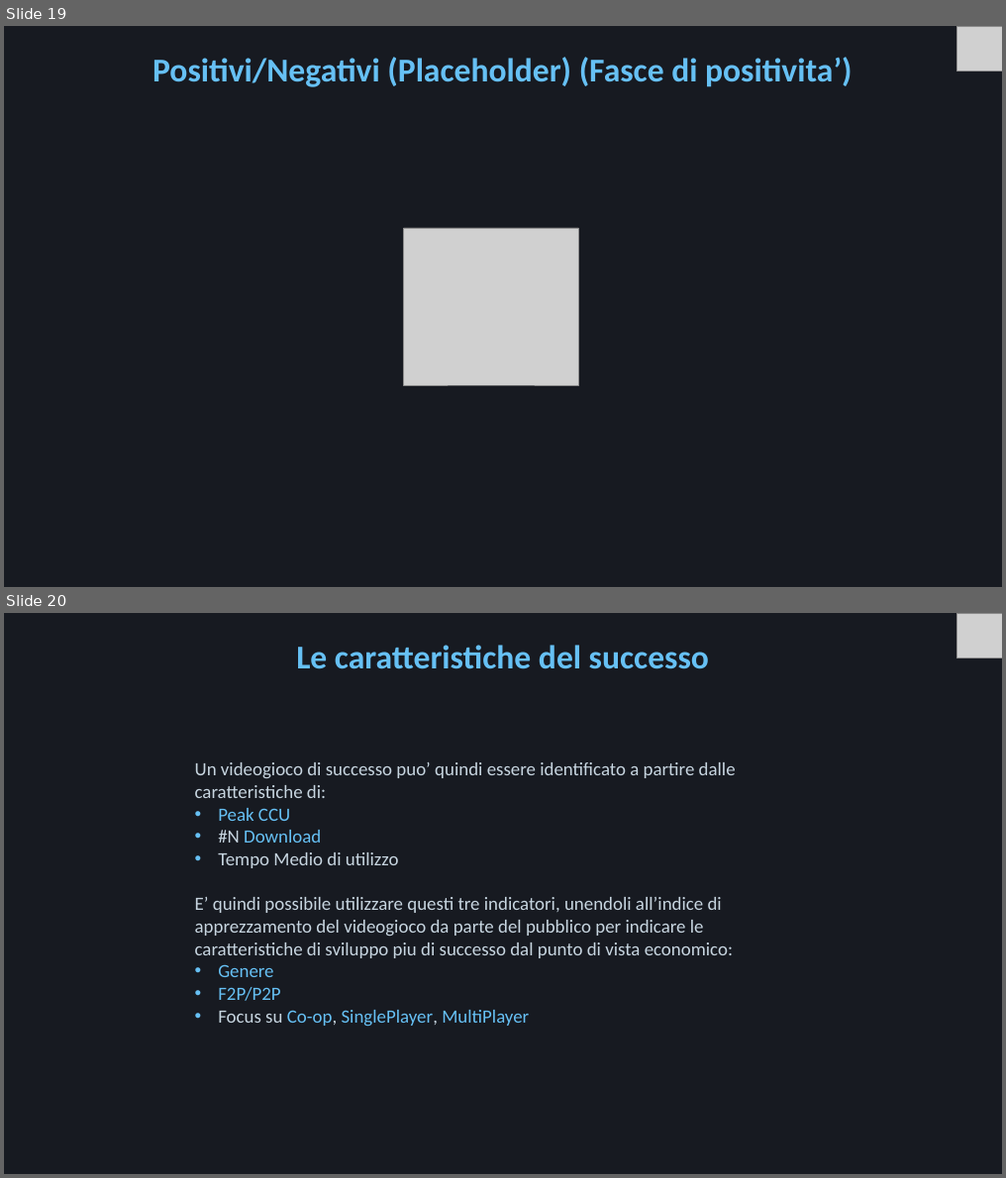
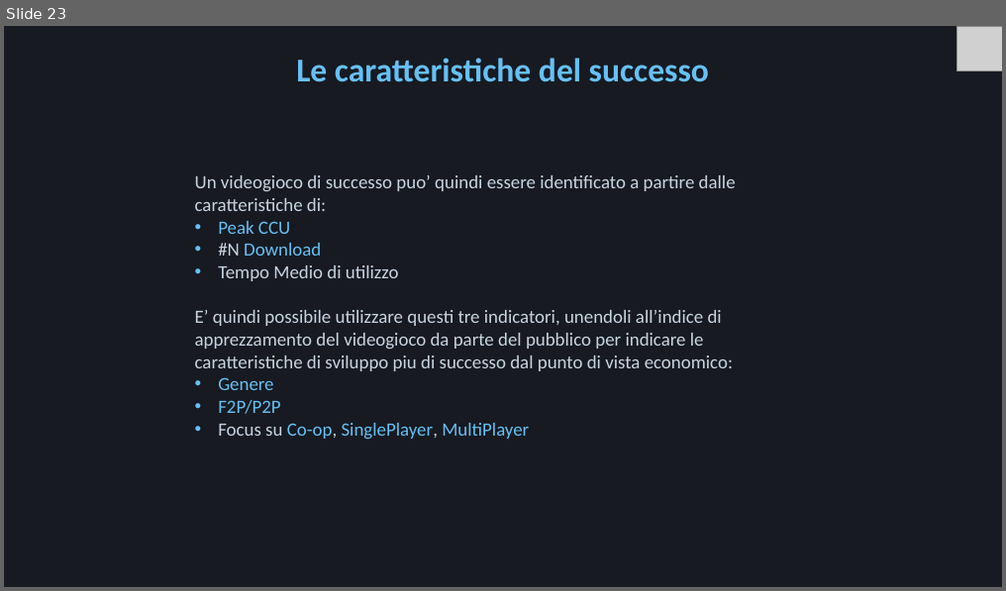
Before and after one commit to Mora11231/VisualizzazioneScientifica, a slide deck: Steam.pptx. Shown one above the other, each under a label of ours: slides 19 and 20 before the commit, slide 23 after it. The pictures are 1006x1178 and 1006x591 pixels, drawn with LibreOffice and Linux fonts; fonts in the diff are those of the drawing; grey boxes stand for pictures. Boxes give left, top, right and bottom in pixels: in the first picture for what was removed or moved away, otherwise in the second. Text is boxed around its words. In the diff, an @@ line names an element or a change of style, - is before the commit and + after.

```diff
--- a/Steam.pptx
+++ b/Steam.pptx
@@ slide 19 removed at [4, 26, 1002, 587], background #171A21 @@
@@ picture removed at [957, 26, 1002, 71] @@
@@ title removed at [152, 57, 851, 87] @@
-Positivi/Negativi (Placeholder) (Fasce di positivita’)
@@ picture removed at [404, 228, 578, 385] @@
@@ what was slide 20 is now slide 23 @@
```
Also in this commit, not shown: 10 slides changed, 4 slides added, 4 other files.
